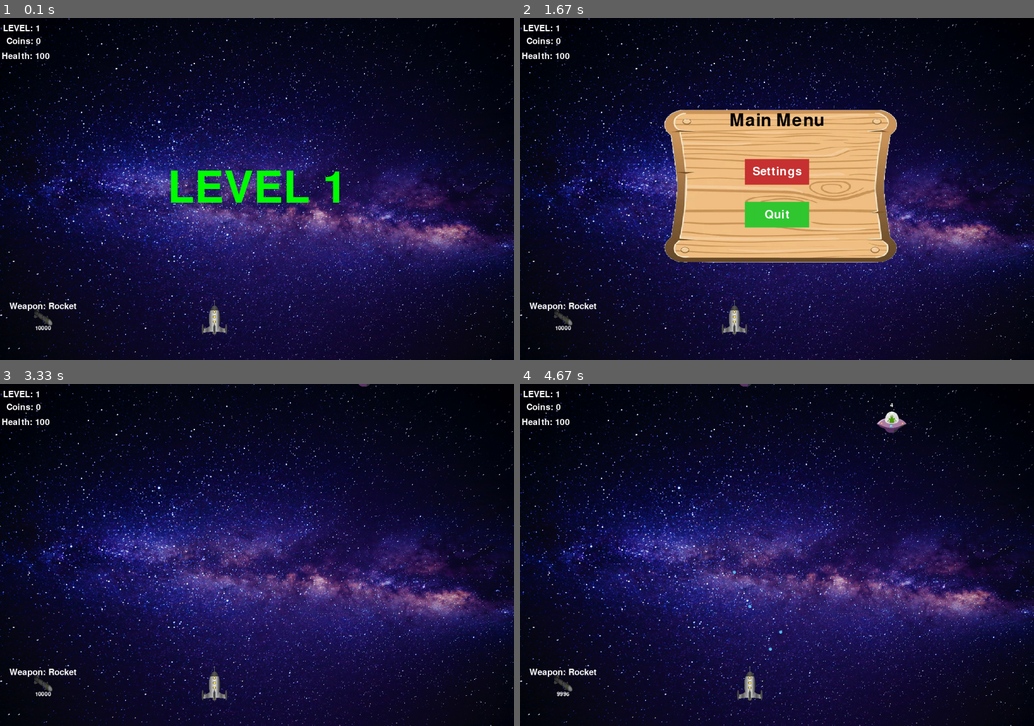
Above: before the commit, frames 1-4 (two rows, left to right).
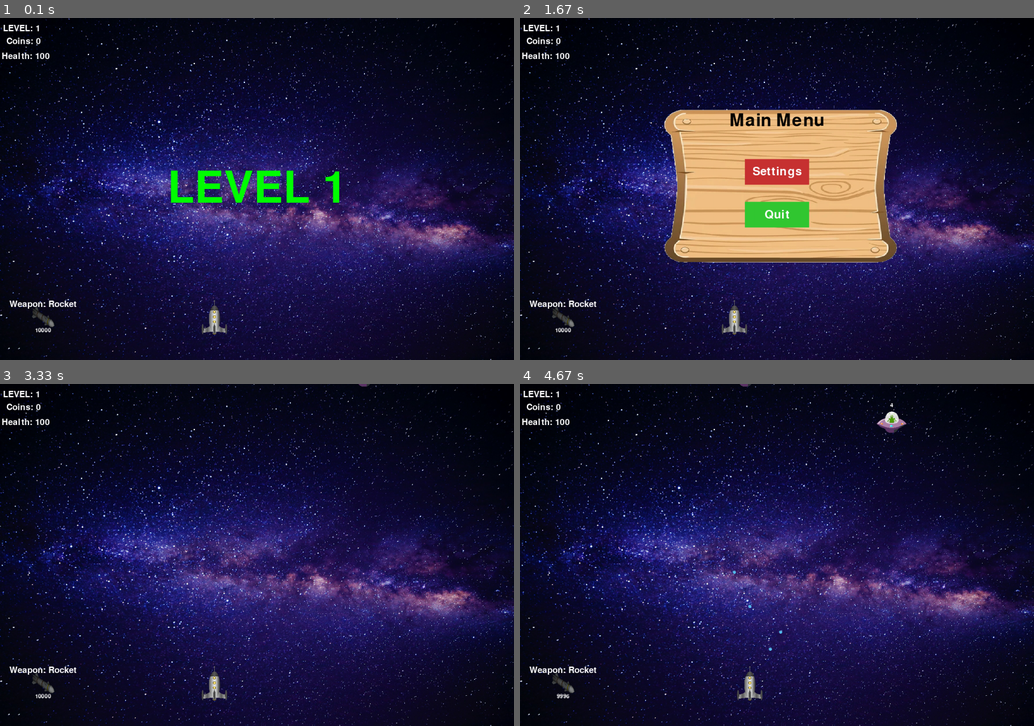
Above: after the commit, the same moments.

Repository: Pavel-Bylkov/shuter_pygame
Game: pygame game, started from game5.py
Two runs of this game, one before a commit and one after it. Both use one fixed random seed, a clock stepped at 60 frames per second and the inputs below.
Inputs:
- Up to frame 1 (0.1 s): no input
- Up to frame 2 (1.67 s): tap Esc at 0.83 s
- Up to frame 3 (3.33 s): tap Esc at 3.17 s
- Up to frame 4 (4.67 s): tap Space at 3.5, 3.9, 4.2, 4.4 s; hold D 3.83-4.3 s; hold A from 4.33 s (still down)

The runs differ from the first frame. In frame 1, 0.3% of the frame differs, in the area x 1-15%, y 82-92%; in frame 2, 0.3%; in frame 3, 0.3%; in frame 4, 0.3%.

Commit message:
add sounds

Diff:
--- a/game5.py
+++ b/game5.py
@@ -36,7 +36,12 @@
     img_bum = "Взрыв4.png"
     music = ("Sound/gamesound.wav", "Sound/cowboy.wav",
              "Sound/happy.wav", "Sound/sample.wav")
-    weapon = ("rocket2.png", (50, 50)), ("rocket3.png", (50, 50))
+    weapon = ("rocket2.png", (60, 60)), ("rocket3.png", (60, 60))
+    sound = {
+        "fire1": "sounds/laser1.wav", "fire2": "sounds/laser4.wav",
+        "lose": "sounds/boom.mp3", "bum": "Sound/point.wav",
+        "change_level": "sounds/upgrade1.wav",
+        "win": "sounds/money.mp3", "gameover": "sounds/gameover1.wav"}
     FPS = 20
 
 
